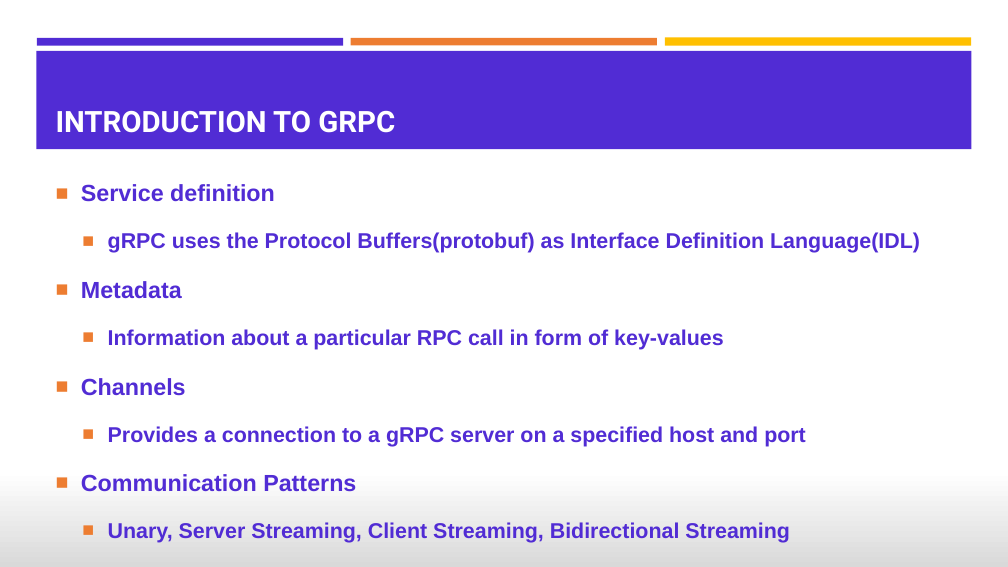
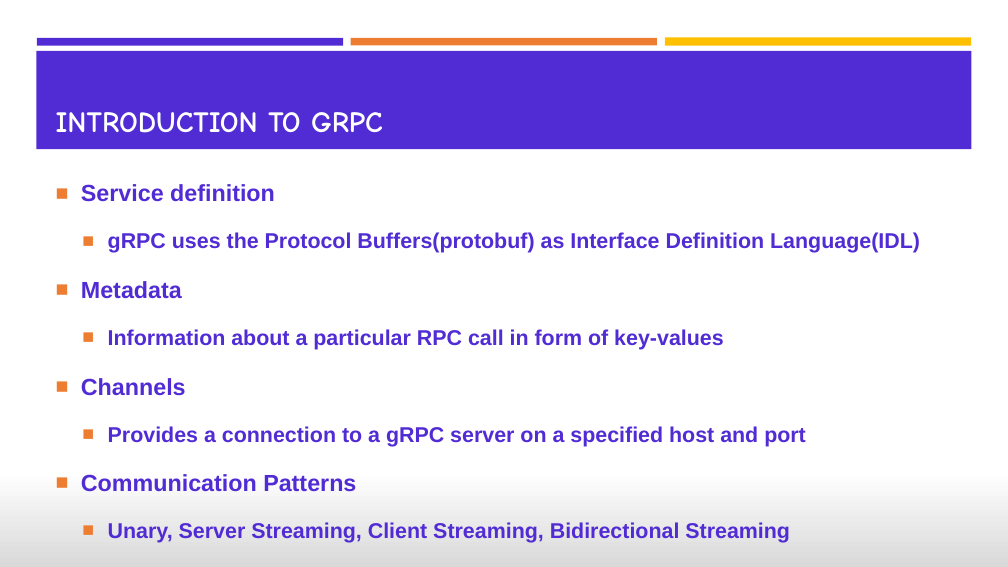
Before and after one commit to VahidFarahmandian/jinget-grpc, a slide deck: slide 3 of docs/Build High Performance Services With gRPC and .NET 5.pptx. Drawn at 1008x567 pixels with LibreOffice and Linux fonts; fonts in the diff are those of the drawing. Boxes give left, top, right and bottom in pixels: in the first picture for what was removed or moved away, otherwise in the second. Text is boxed around its words. In the diff, an @@ line names an element or a change of style, - is before the commit and + after.

```diff
--- a/docs/Build High Performance Services With gRPC and .NET 5.pptx
+++ b/docs/Build High Performance Services With gRPC and .NET 5.pptx
@@ title "INTRODUCTION TO GRPC" at (56,112,383,133): font Roboto to Comic Neue @@
```
Also in this commit, not shown: 11 other slides changed, 2 slides added.
